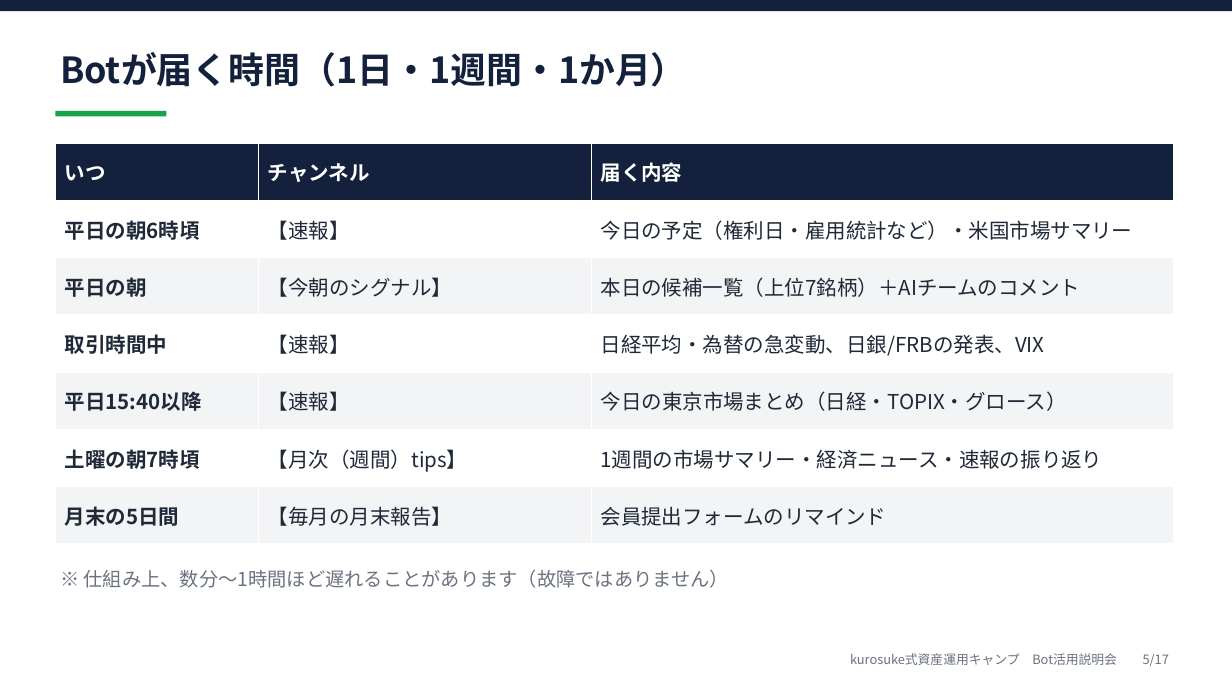
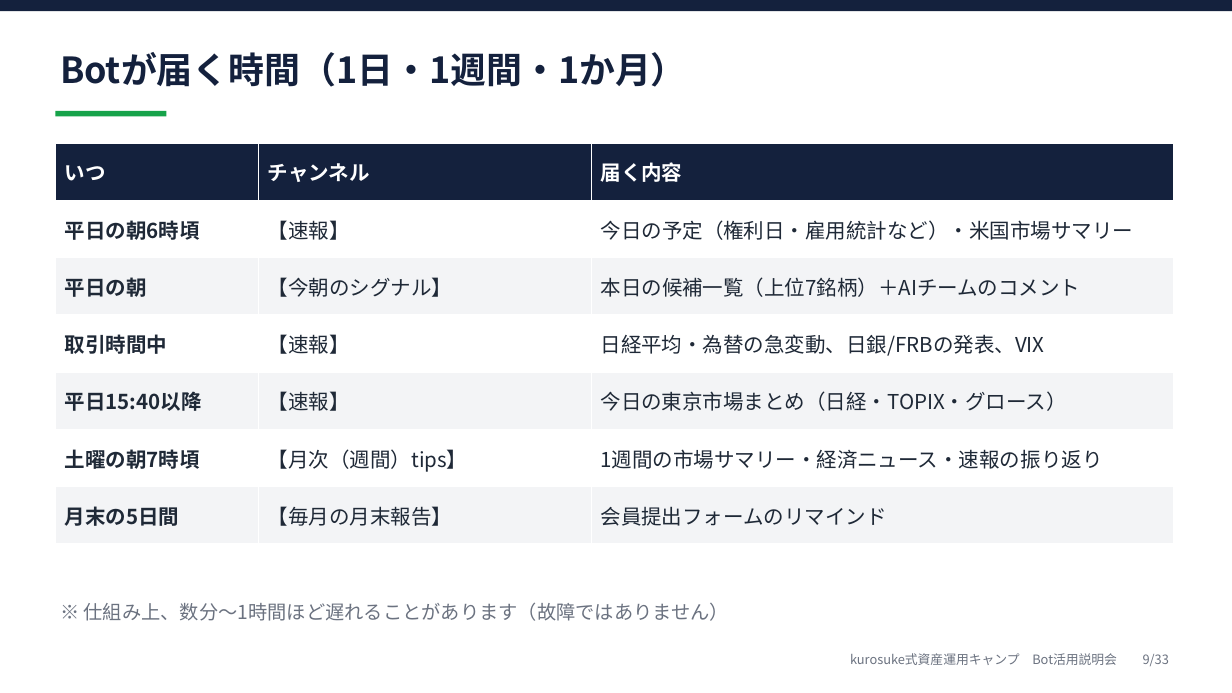
Before and after one commit to kurosuke26/Trading-Signal-Bot-Kurosuke, a slide deck: slide 9 of docs/camp_briefing/camp_briefing.pptx (slide 5 before the commit). Drawn at 1232x693 pixels with LibreOffice and Linux fonts; fonts in the diff are those of the drawing. Boxes give left, top, right and bottom in pixels: in the first picture for what was removed or moved away, otherwise in the second. Text is boxed around its words. In the diff, an @@ line names an element or a change of style, - is before the commit and + after.

```diff
--- a/docs/camp_briefing/camp_briefing.pptx
+++ b/docs/camp_briefing/camp_briefing.pptx
@@ text "※ 仕組み上、数分〜1時間ほど遅れることがあります（故障ではありません）": place and size @@
-text "※ 仕組み上、数分〜1時間ほど遅れることがあります（故障ではありません）" at (84, 569, 729, 588)
+text "※ 仕組み上、数分〜1時間ほど遅れることがあります（故障ではありません）" at (84, 602, 729, 621)
@@ text at (850, 653, 1169, 666): text changed @@
-kurosuke式資産運用キャンプ Bot活用説明会 5/17
+kurosuke式資産運用キャンプ Bot活用説明会 9/33
```
Also in this commit, not shown: 15 other slides changed, 16 slides added, 2 other files.
